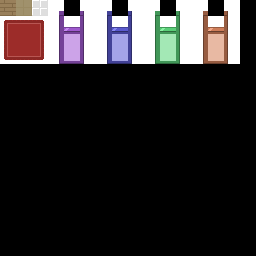
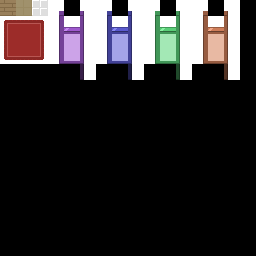
Layered file, before and after one edit (256px x 256px). Changes by layer:
painted on "Layer 5 copy 3" over box(224, 64, 228, 80)
painted on "Layer 5 copy 2" over box(176, 64, 180, 80)
painted on "Layer 5 copy" over box(128, 64, 132, 80)
painted on "Layer 5" over box(80, 64, 84, 80)
painted on "Layer 6" over box(80, 64, 240, 80)
